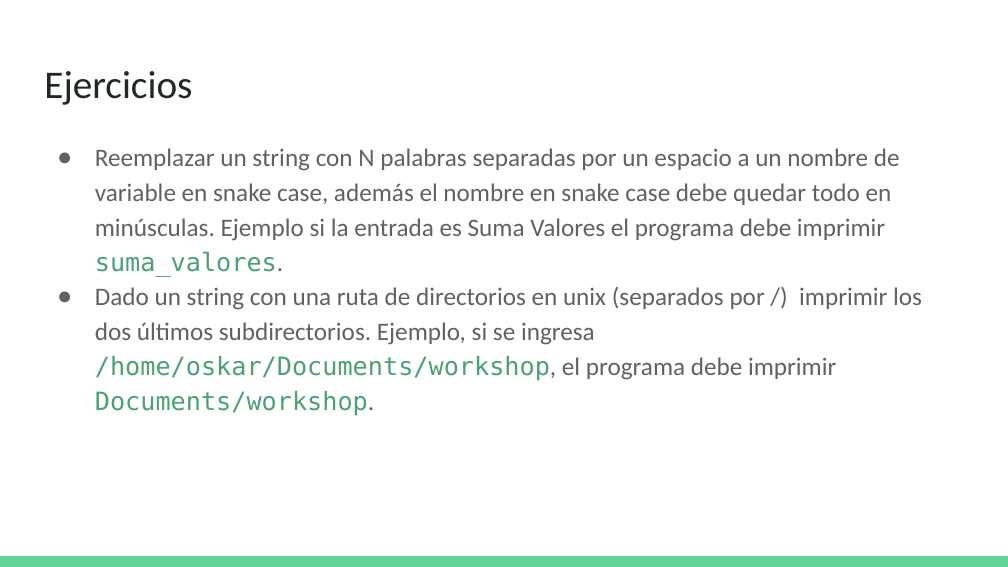
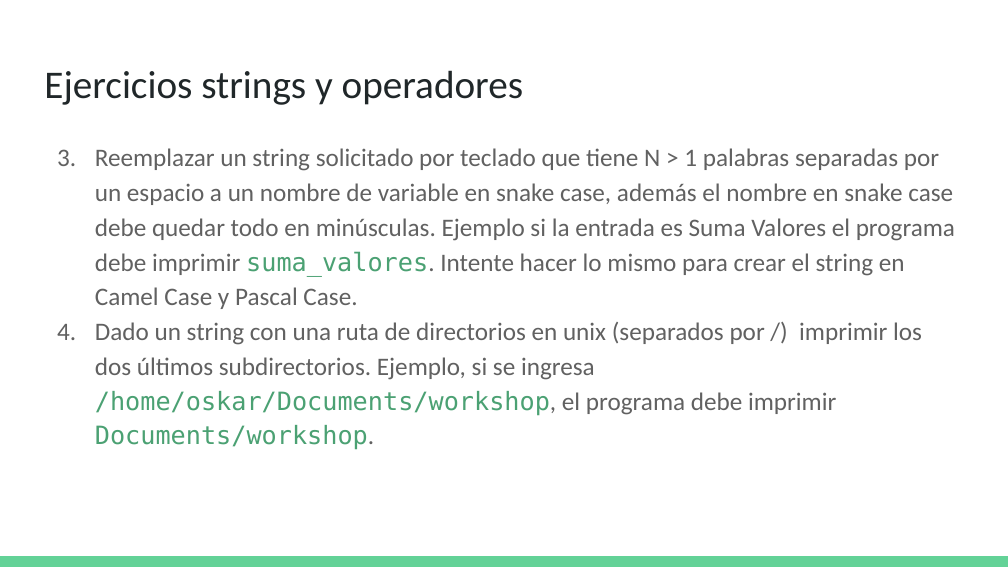
Before and after one commit to oskar-raul-dev/blindma1den-learn-java, a slide deck: slide 12 of Presentaciones PP/003-Hola Mundo - Parte 3.pptx. Drawn at 1008x567 pixels with LibreOffice and Linux fonts; fonts in the diff are those of the drawing. Boxes give left, top, right and bottom in pixels: in the first picture for what was removed or moved away, otherwise in the second. Text is boxed around its words. In the diff, an @@ line names an element or a change of style, - is before the commit and + after.

```diff
--- a/Presentaciones PP/003-Hola Mundo - Parte 3.pptx
+++ b/Presentaciones PP/003-Hola Mundo - Parte 3.pptx
@@ title at (44, 70, 523, 105): text changed @@
-Ejercicios
+Ejercicios strings y operadores
@@ text at (95, 148, 955, 309): text changed @@
-● Reemplazar un string con N palabras separadas por un espacio a un nombre de variable en snake case, además el nombre en snake case debe quedar todo en minúsculas. Ejemplo si la entrada es Suma Valores el programa debe imprimir suma_valores.
+3. Reemplazar un string solicitado por teclado que tiene N > 1 palabras separadas por un espacio a un nombre de variable en snake case, además el nombre en snake case debe quedar todo en minúsculas. Ejemplo si la entrada es Suma Valores el programa debe imprimir suma_valores. Intente hacer lo mismo para crear el string en Camel Case y Pascal Case.
@@ text at (95, 322, 922, 450): bullet ● to 1. @@
```
Also in this commit, not shown: 3 other slides changed, 9 other files.
